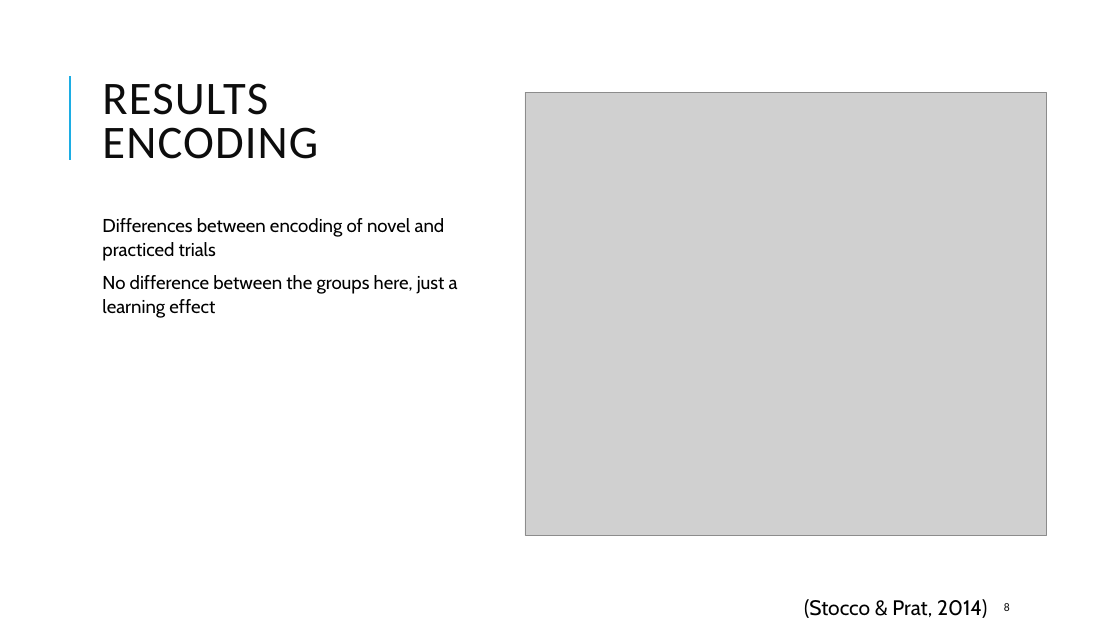
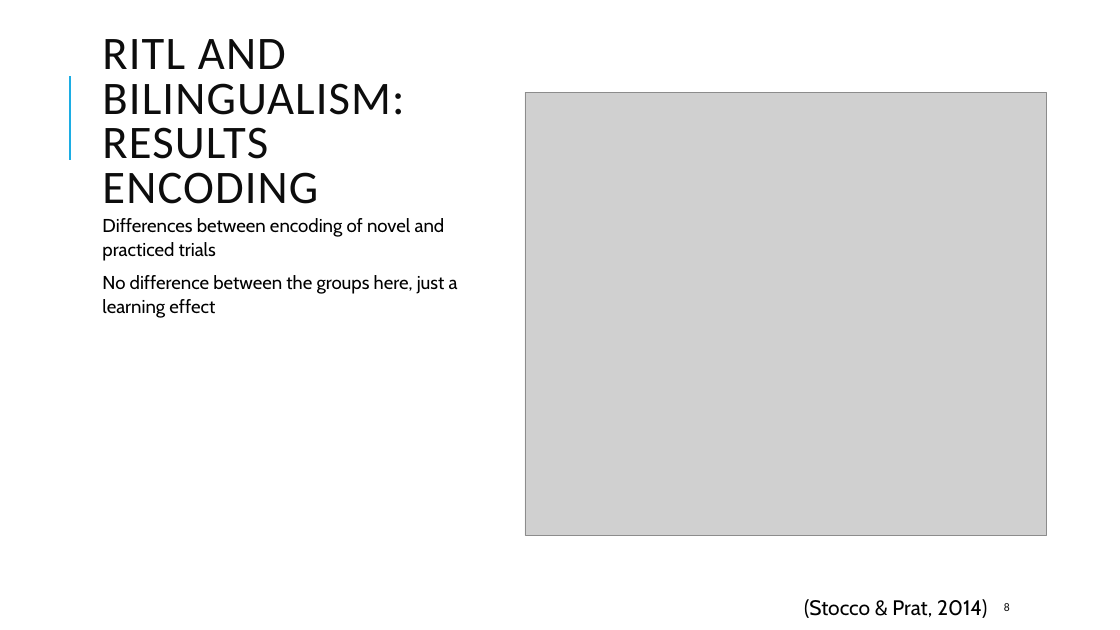
Before and after one commit to UWCCDL/ACTR_RITL, a slide deck: slide 8 of Presentation_August17_CMdeBlecourt_s2188813.pptx. Drawn at 1120x630 pixels with LibreOffice and Linux fonts; fonts in the diff are those of the drawing; grey boxes stand for pictures. Boxes give left, top, right and bottom in pixels: in the first picture for what was removed or moved away, otherwise in the second. Text is boxed around its words. In the diff, an @@ line names an element or a change of style, - is before the commit and + after.

```diff
--- a/Presentation_August17_CMdeBlecourt_s2188813.pptx
+++ b/Presentation_August17_CMdeBlecourt_s2188813.pptx
@@ title at [102,39,404,204]: text changed @@
-RESULTS ENCODING
+RITL AND BILINGUALISM: RESULTS ENCODING
```
Also in this commit, not shown: 13 other slides changed, 9 slides added, 8 slides removed.
